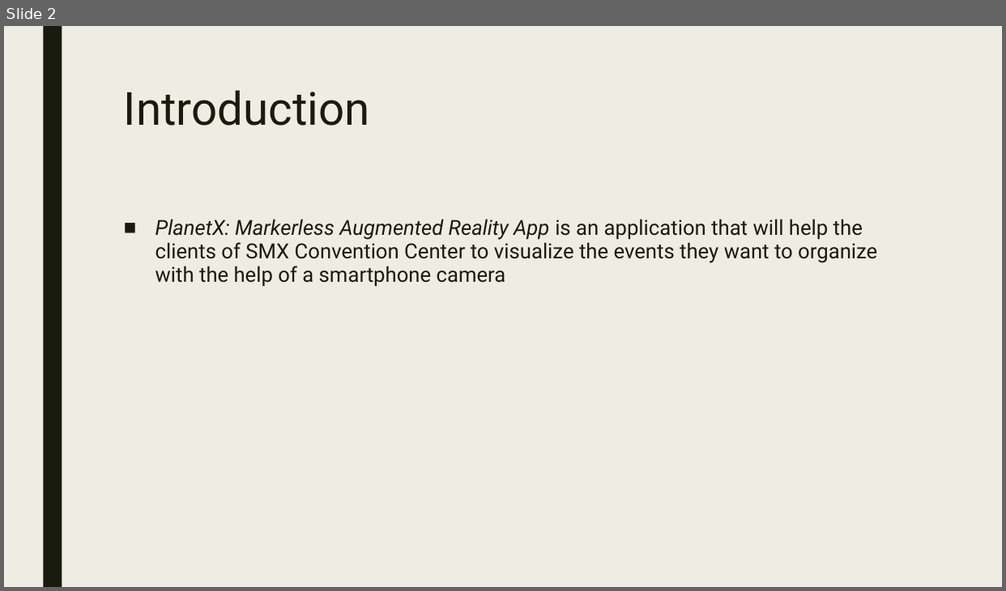
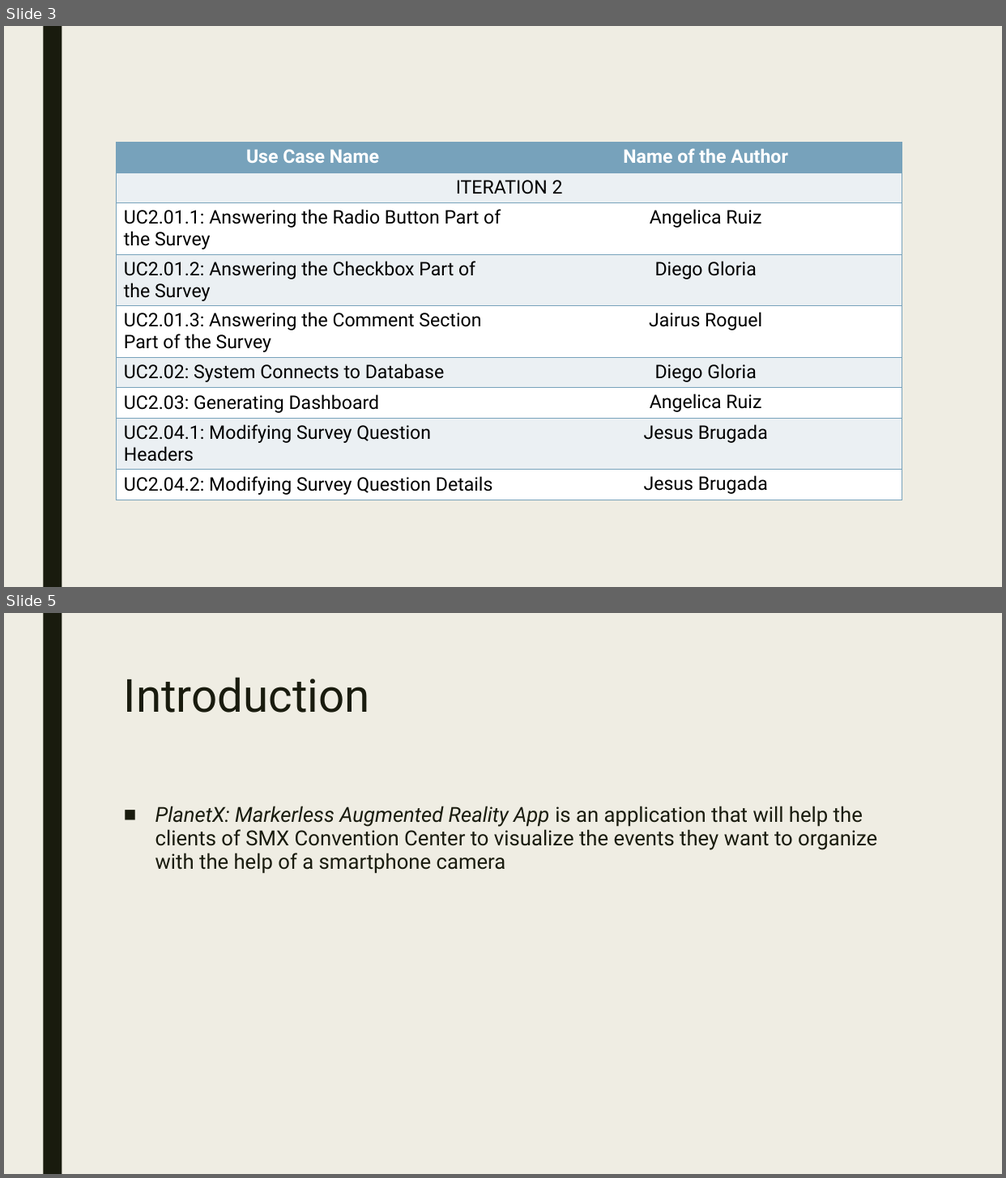
Before and after one commit to asruiz/Quality-Survey-Data-Analysis-System, a slide deck: Documentation/Test Plan/Quality_BrugadaGloriaRoguelRuiz.pptx. Shown one above the other, each under a label of ours: slide 2 before the commit, slides 3 and 5 after it; the slides between them are not shown. The pictures are 1006x591 and 1006x1178 pixels, drawn with LibreOffice and Linux fonts; fonts in the diff are those of the drawing. Boxes give left, top, right and bottom in pixels: in the first picture for what was removed or moved away, otherwise in the second. Text is boxed around its words. In the diff, an @@ line names an element or a change of style, - is before the commit and + after.

```diff
--- a/Documentation/Test Plan/Quality_BrugadaGloriaRoguelRuiz.pptx
+++ b/Documentation/Test Plan/Quality_BrugadaGloriaRoguelRuiz.pptx
@@ slide 3 added at (4,26,1002,587), background #EFEDE3; not listed: 1 template element that a slide beside it also shows @@
@@ table added at (117,143,902,498), 9 rows, 2 columns @@
+Use Case Name | Name of the Author
+ITERATION 2 | 
+UC2.01.1: Answering the Radio Button Part of the Survey | Angelica Ruiz
+UC2.01.2: Answering the Checkbox Part of the Survey | Diego Gloria
+UC2.01.3: Answering the Comment Section Part of the Survey | Jairus Roguel
+UC2.02: System Connects to Database | Diego Gloria
+UC2.03: Generating Dashboard | Angelica Ruiz
+UC2.04.1: Modifying Survey Question Headers | Jesus Brugada
+UC2.04.2: Modifying Survey Question Details | Jesus Brugada
@@ what was slide 2 is now slide 5 @@
```
Also in this commit, not shown: 6 slides changed, 4 other slides added, 1 slide removed.
